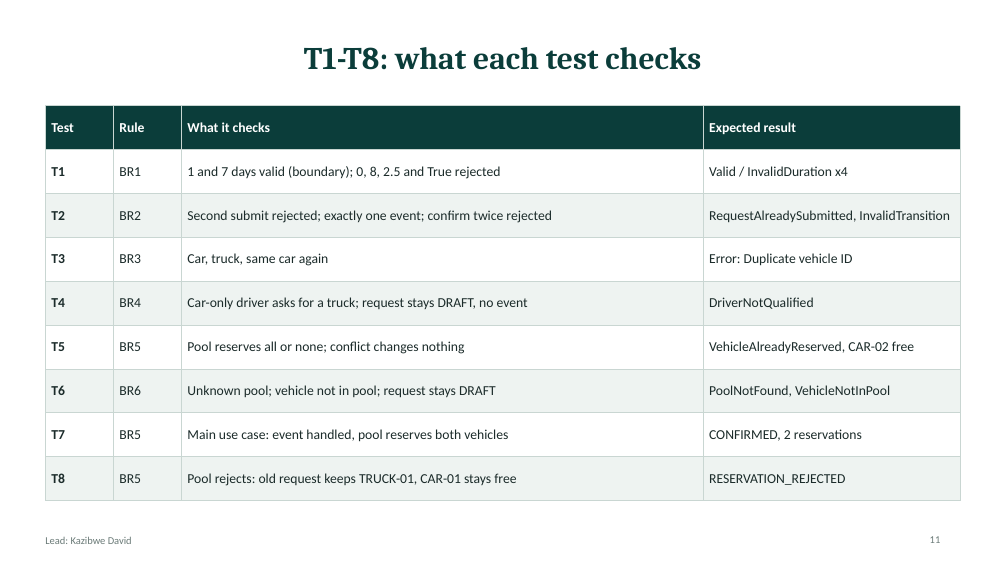
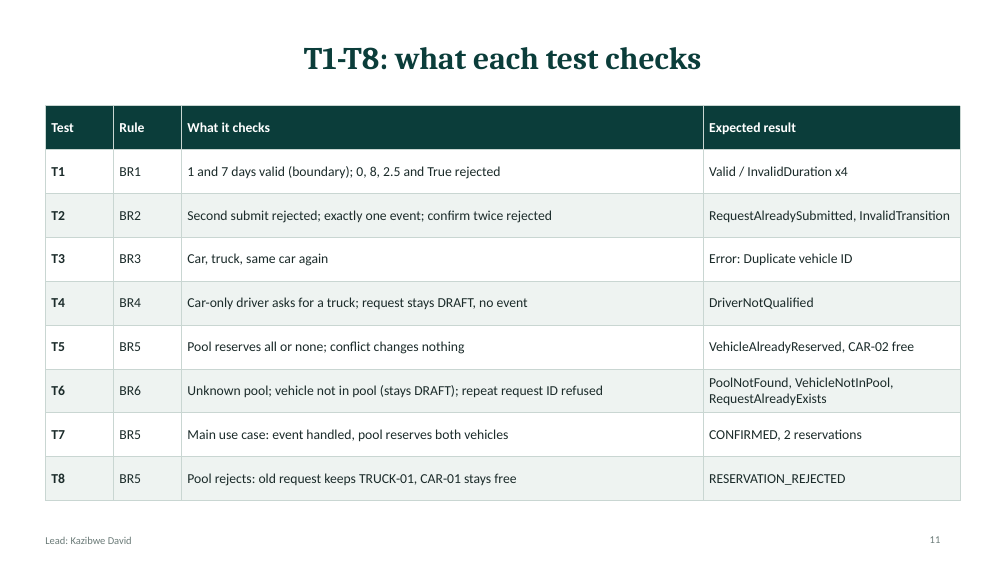
Before and after one commit to kirabo-brian/open-pool-vehicle-borrowing, a slide deck: slide 11 of Open_Pool_Vehicle_Borrowing_Slides.pptx. Drawn at 1008x567 pixels with LibreOffice and Linux fonts; fonts in the diff are those of the drawing. Boxes give left, top, right and bottom in pixels: in the first picture for what was removed or moved away, otherwise in the second. Text is boxed around its words. In the diff, an @@ line names an element or a change of style, - is before the commit and + after.

Commit message:
Show RequestAlreadyExists on the BR6 slides
Slides 3, 11 and 15 now match the code: BR6 also refuses a request ID
that already exists, and T6 checks it.

```diff
--- a/Open_Pool_Vehicle_Borrowing_Slides.pptx
+++ b/Open_Pool_Vehicle_Borrowing_Slides.pptx
@@ table at (45, 106, 960, 490) @@
-row 7, column 3: Unknown pool; vehicle not in pool; request stays DRAFT
+row 7, column 3: Unknown pool; vehicle not in pool (stays DRAFT); repeat request ID refused
-row 7, column 4: PoolNotFound, VehicleNotInPool
+row 7, column 4: PoolNotFound, VehicleNotInPool, RequestAlreadyExists
```
Also in this commit, not shown: 2 other slides changed.
